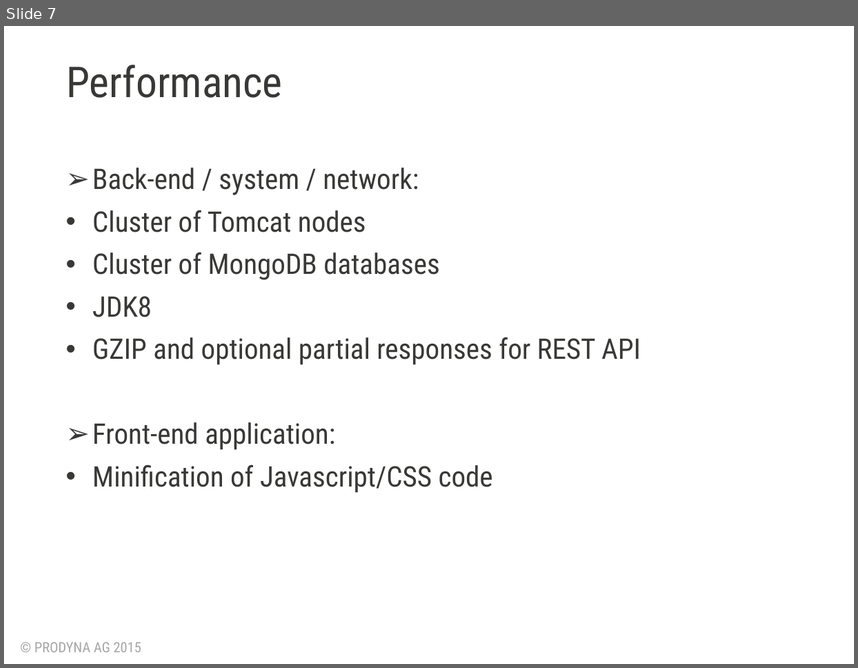
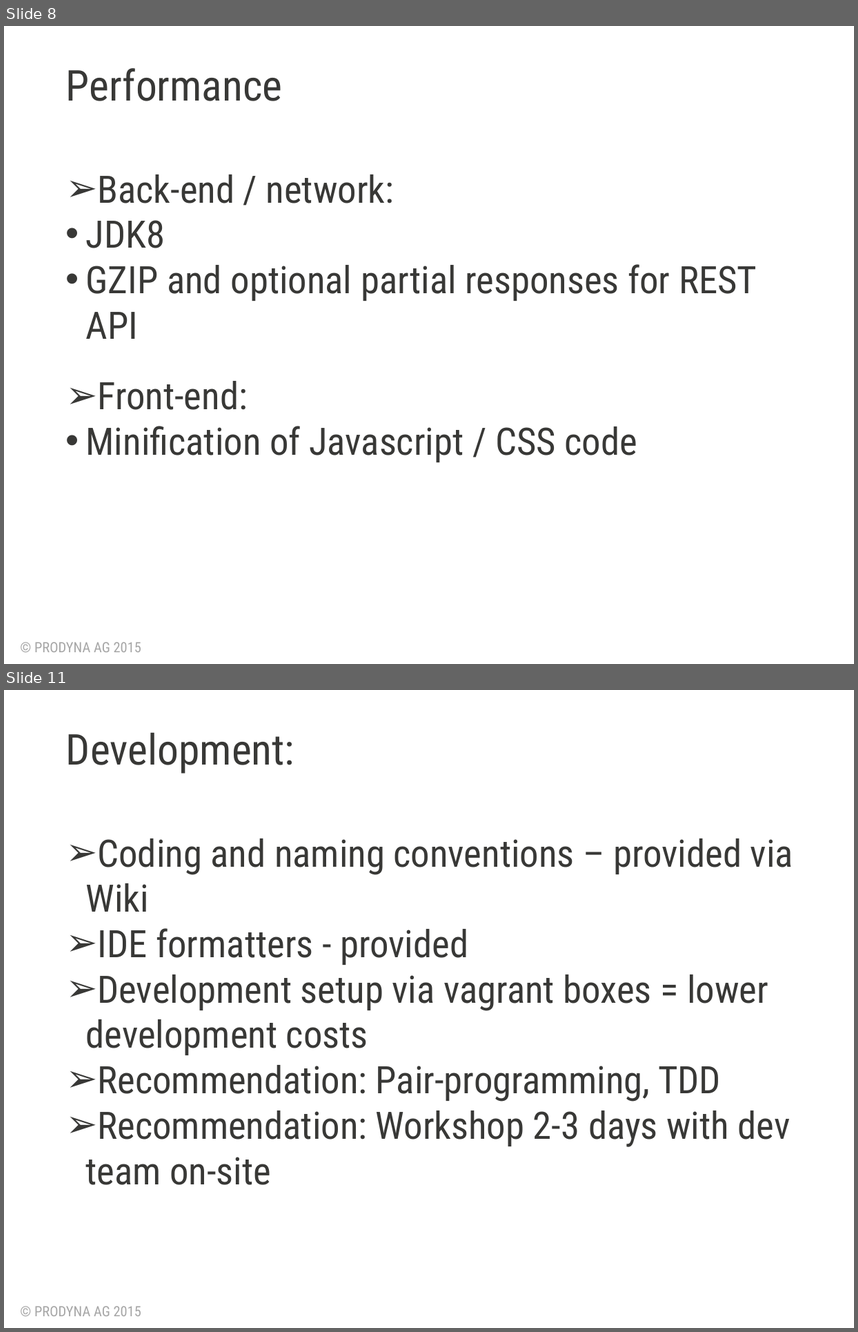
Before and after one commit to BGligorijevic/pac-slides, a slide deck: PAC-presentation.pptx. Shown one above the other, each under a label of ours: slide 7 before the commit, slides 8 and 11 after it; the slides between them are not shown. The pictures are 858x668 and 858x1332 pixels, drawn with LibreOffice and Linux fonts; fonts in the diff are those of the drawing; background and template pictures are left out. Boxes give left, top, right and bottom in pixels: in the first picture for what was removed or moved away, otherwise in the second. Text is boxed around its words. In the diff, an @@ line names an element or a change of style, - is before the commit and + after.

```diff
--- a/PAC-presentation.pptx
+++ b/PAC-presentation.pptx
@@ slide 11 added at [4,690,854,1328], background #FFFFFF; not listed: 1 template element that a slide beside it also shows @@
@@ text added at [66,732,294,773], 36 pt, text #383836 @@
+Development:
@@ text added at [86,838,793,1185], 32 pt, text #383836 @@
+➢ Coding and naming conventions – provided via Wiki
+➢ IDE formatters - provided
+➢ Development setup via vagrant boxes = lower development costs
+➢ Recommendation: Pair-programming, TDD
+➢ Recommendation: Workshop 2-3 days with dev team on-site
@@ what was slide 7 is now slide 8 @@
@@ slide 8 changed as well @@
@@ text "Performance" at [66,68,283,101]: line spacing 0.9 to 1 @@
@@ text at [97,174,394,203]: text changed; size 24 to 32 pt @@
-➢ Back-end / system / network:
-• Cluster of Tomcat nodes
-• Cluster of MongoDB databases
+➢ Back-end / network:
@@ text at [86,220,757,339]: size 24 to 32 pt in "JDK8", "GZIP and optional partial responses for REST ..."; indent changed; line spacing 0.9 to 1; less space between paragraphs @@
@@ text at [86,381,637,462]: text changed; size 24 to 32 pt @@
-➢ Front-end application:
-• Minification of Javascript/CSS code
+➢ Front-end:
+• Minification of Javascript / CSS code
```
Also in this commit, not shown: 5 other slides changed, 4 other slides added, 2 slides removed.
